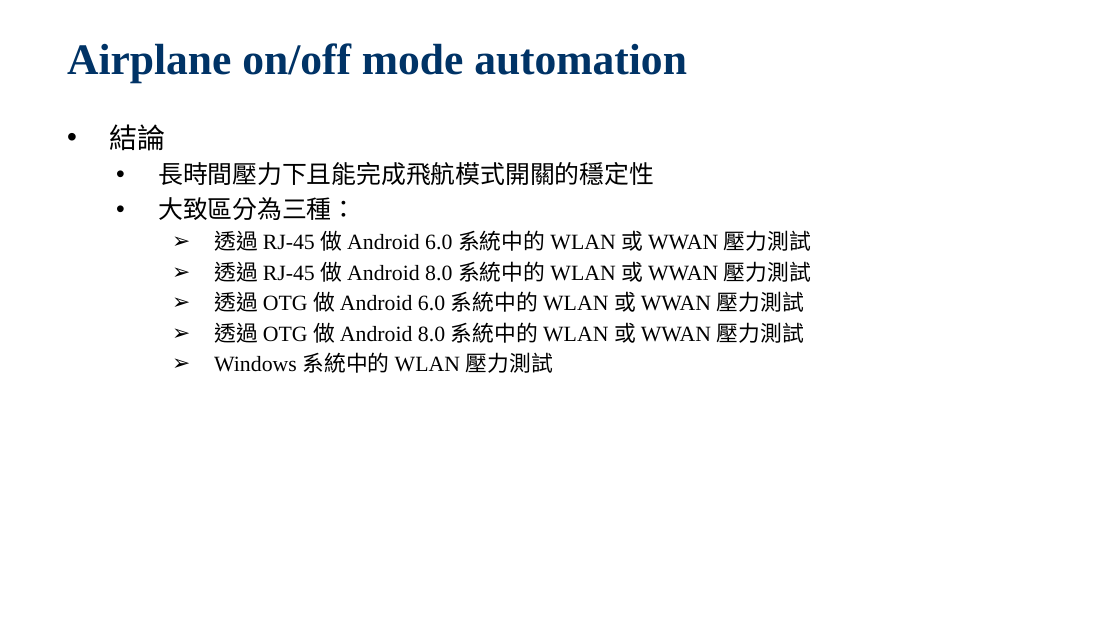
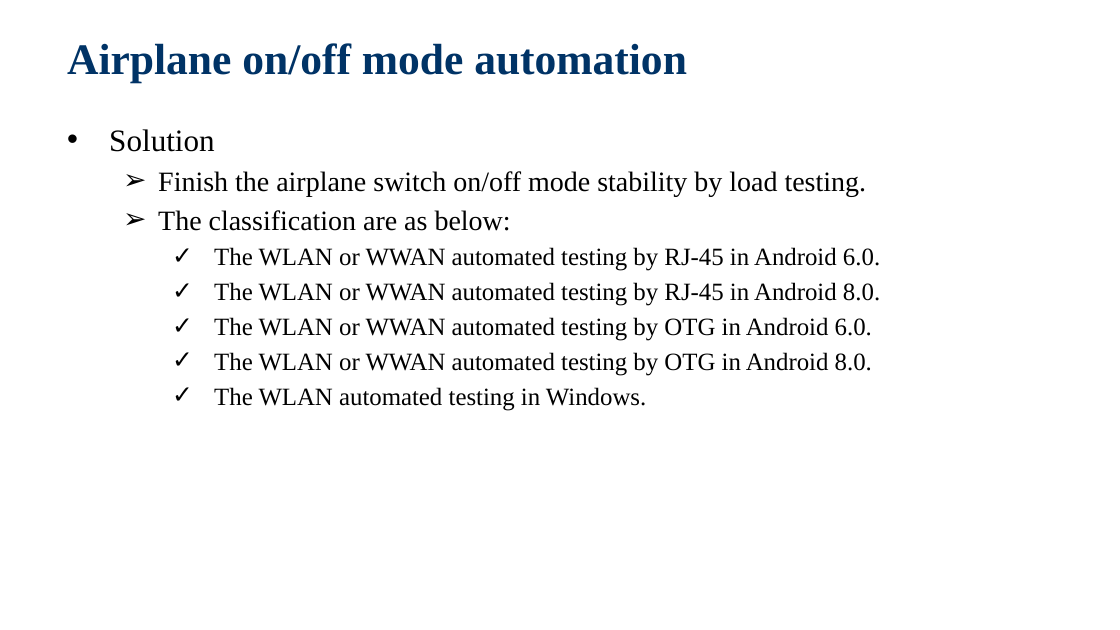
Before and after one commit to jackiejay888/automation, a slide deck: slide 23 of kpi/Test Automation.pptx. Drawn at 1120x630 pixels with LibreOffice and Linux fonts; fonts in the diff are those of the drawing; background and template pictures are left out. Boxes give left, top, right and bottom in pixels: in the first picture for what was removed or moved away, otherwise in the second. Text is boxed around its words. In the diff, an @@ line names an element or a change of style, - is before the commit and + after.

Commit message:
Update the Test Automation

```diff
--- a/kpi/Test Automation.pptx
+++ b/kpi/Test Automation.pptx
@@ text at (109,129,880,411): text changed; size 14 to 16 pt @@
-  • 結論
-    • 長時間壓力下且能完成飛航模式開關的穩定性
-    • 大致區分為三種：
-      ➢ 透過 RJ-45 做 Android 6.0 系統中的 WLAN 或 WWAN 壓力測試
-      ➢ 透過 RJ-45 做 Android 8.0 系統中的 WLAN 或 WWAN 壓力測試
-      ➢ 透過 OTG 做 Android 6.0 系統中的 WLAN 或 WWAN 壓力測試
-      ➢ 透過 OTG 做 Android 8.0 系統中的 WLAN 或 WWAN 壓力測試
-      ➢ Windows 系統中的 WLAN 壓力測試
+  • Solution
+  ➢ Finish the airplane switch on/off mode stability by load testing.
+  ➢ The classification are as below:
+      ✓ The WLAN or WWAN automated testing by RJ-45 in Android 6.0.
+      ✓ The WLAN or WWAN automated testing by RJ-45 in Android 8.0.
+      ✓ The WLAN or WWAN automated testing by OTG in Android 6.0.
+      ✓ The WLAN or WWAN automated testing by OTG in Android 8.0.
+      ✓ The WLAN automated testing in Windows.
```
Also in this commit, not shown: 33 other slides changed, 1 other file.
